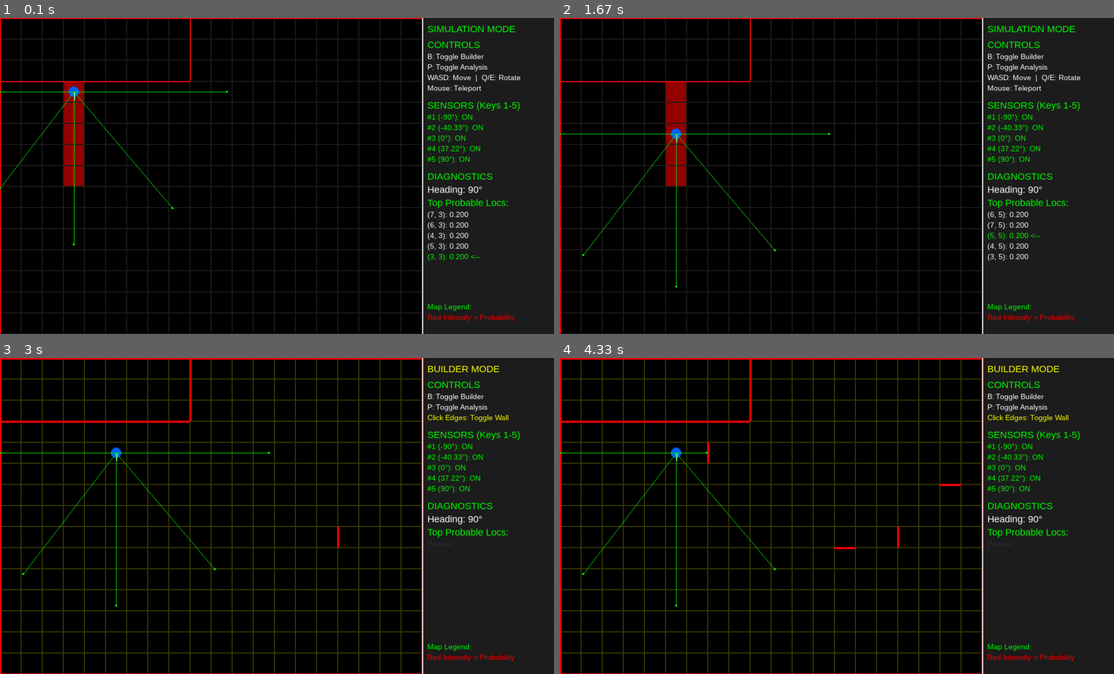
Above: before the commit, frames 1-4 (two rows, left to right).
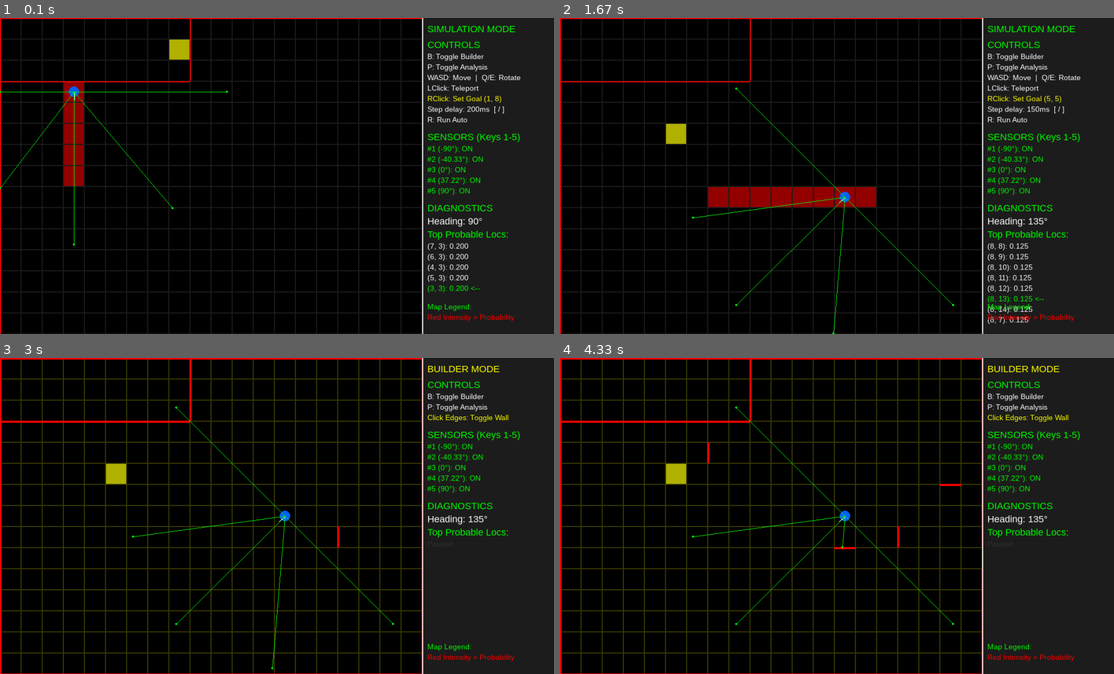
Above: after the commit, the same moments.

Repository: AlonShorr/Project_A
Game: pygame game, started from development/SA_Simulator/lidar_pygame_sim.py
Same seed, same stepped clock (60 frames per second), same inputs: the game is played once before the commit and once after it.
Inputs (mouse positions are in pixels of both pictures, inside the frame that each line leads up to):
- Up to frame 1 (0.1 s): no input
- Up to frame 2 (1.67 s): hold D 0.33-0.8 s; hold R 0.83-1.13 s; hold W 0.83-1.13 s; tap  at 0.98 s; click (842, 194) at 1.22 s; right-click (665, 128) at 1.55 s
- Up to frame 3 (3 s): hold W 1.83-2.13 s; tap  at 1.98, 2.32 s; hold B 2.17-2.63 s; hold D 2.17-2.63 s; click (343, 544) at 2.72 s
- Up to frame 4 (4.33 s): click (704, 452) at 3.05 s; click (842, 550) at 3.38 s; click (981, 566) at 3.72 s; click (947, 490) at 4.05 s

The runs differ from the first frame. In frame 1, 2.8% of the frame differs, in the area x 30-94%, y 6-87%; in frame 2, 6.6%, in the area x 0-94%, y 20-100%; in frame 3, 1.2%; in frame 4, 1.1%.

Commit message:
Implemented RRT and closed loop algorithm for the simulator

Diff:
--- a/development/SA_Simulator/lidar_pygame_sim.py
+++ b/development/SA_Simulator/lidar_pygame_sim.py
@@ -2,6 +2,7 @@
 import numpy as np
 import math
 import random
+from rrt_planner import plan_rrt
 
 # --- CONFIGURATION ---
 MAP_WIDTH = 800
@@ -35,6 +36,16 @@
 WALL_LEFT = 2
 WALL_RIGHT = 3
 
+# Overall constants
+LOCALIZATION_THRESHOLD = 0.25 # min peak-prob to trust localization
+LOCALIZATION_MOVES = 8 # max random exploratory moves while lost
+GOAL = (1, 8) # default (row, col) goal
+IS_LOST_THRESHOLD = 0.15 # if peak-prob drops below this then re-localize
+AUTO_STEP_DELAY = 200   # ms between each auto step; adjust with [ / ] keys
+
+# Maps (dr, dc) movement direction to angle_index (0=E,2=S,4=W,6=N)
+DIR_TO_ANGLE = {(-1, 0): 6, (1, 0): 2, (0, -1): 4, (0, 1): 0}
+
 # Colors
 BLACK = (0, 0, 0)
 WHITE = (255, 255, 255)
@@ -45,6 +56,7 @@
 CYAN = (0, 255, 255)
 DARK_RED = (100, 0, 0)
 YELLOW = (255, 255, 0)
+ORANGE = (255, 165, 0)
 SIDEBAR_BG = (30, 30, 30)
 
 class Robot:
@@ -433,27 +445,83 @@
         if c < MAP_COLS - 1:
             wall_map[r, c+1, WALL_LEFT] = val
 
+def get_best_estimate(prob_matrix):
+    """Return (r,c, peak_probability) of the most likely cell."""
+    idx = np.argmax(prob_matrix)
+    r, c = divmod(idx, MAP_COLS)
+    return r, c, prob_matrix[r, c]
+
+def rrt(start, goal, wall_map):
+    """
+    start: (r, c) or (r, c, theta_idx)
+    goal:  (r, c) target grid cell
+    Returns: list of (r, c) cells from start to goal (inclusive),
+             or empty list if no path found.
+    """
+    result = plan_rrt(wall_map=wall_map, start=start, goal=goal)
+    if result["success"]:
+        start_cell = (int(start[0]), int(start[1]))
+        return [start_cell] + result["path"]
+    print("RRT failed:", result["debug"]["reason"])
+    return []
+
+def do_localization_step(robot, wall_map, spin_count, move_count):
+    """
+    Advance one localization action per frame: spin through all 8 angles first,
+    then try random moves. The caller handles measure + update_probability.
+    Returns (spin_count, move_count, moved_dr, moved_dc).
+    """
+    RANDOM_DIRS = [(-1, 0), (1, 0), (0, -1), (0, 1)]
+    moved_dr, moved_dc = 0, 0
+
+    if spin_count < 8:
+        robot.rotate(1)
+        spin_count += 1
+    elif move_count < LOCALIZATION_MOVES:
+        dr, dc = random.choice(RANDOM_DIRS)
+        if robot.move_rel(dr, dc, wall_map):
+            moved_dr, moved_dc = dr, dc
+        move_count += 1
+    else:
+        # Exhausted spin + explore — reset and try again
+        spin_count = 0
+        move_count = 0
+
+    return spin_count, move_count, moved_dr, moved_dc
+
 def main():
+
     pygame.init()
     screen = pygame.display.set_mode(WINDOW_SIZE)
-    pygame.display.set_caption("Lidar Sim: WASD=Move, QE=Rotate, B=Builder Mode, P=Analysis Mode")
+    pygame.display.set_caption("Lidar Sim: WASD=Move, QE=Rotate, R=Auto, B=Builder, P=Analysis")
     clock = pygame.time.Clock()
     font = pygame.font.SysFont("Arial", 18)
     small_font = pygame.font.SysFont("Arial", 14)
 
-    # 1. Setup
+    # 1. Setup - create the map and precompute distnace map
     wall_map = generate_wall_map()
     expected_data = precompute_all_orientations(wall_map)
 
-    # Init Prob
+    # Init probabilities
     prob_matrix = np.ones((MAP_ROWS, MAP_COLS))
     prob_matrix /= (MAP_ROWS * MAP_COLS)
 
-    robot = Robot(3, 3)
+    robot = Robot(3, 3) # Initialize the robot
 
     analysis_mode = False
     selected_cells = set()
     building_mode = False
+
+    # Auto mode constants and state
+    AUTO_IDLE, AUTO_LOCALIZING, AUTO_PLANNING, AUTO_MOVING, AUTO_DONE = 0, 1, 2, 3, 4
+    AUTO_STATE_LABELS = {0: "IDLE", 1: "LOCALIZING", 2: "PLANNING", 3: "MOVING", 4: "DONE"}
+    auto_state = AUTO_IDLE
+    planned_path = []
+    loc_spin_count = 0
+    loc_move_count = 0
+    auto_step_delay = AUTO_STEP_DELAY
+    last_auto_step_ms = 0
+    goal = GOAL
 
     def to_cpp_row(py_r): return MAP_ROWS - 1 - py_r
 
@@ -485,13 +553,19 @@
                     elif building_mode:
                         toggle_wall_click(wall_map, mx, my)
 
-                    # PRIORITY 3: Teleport (Simulation Mode)
+                    # PRIORITY 3: Simulation Mode
                     else:
                         c, r = mx // GRID_SIZE, my // GRID_SIZE
                         if 0 <= c < MAP_COLS and 0 <= r < MAP_ROWS:
-                            robot.move_to(r, c)
-                            # Reset probability on teleport
-                            prob_matrix.fill(1.0 / (MAP_ROWS*MAP_COLS))
+                            if event.button == 3:  # Right-click: set goal
+                                goal = (r, c)
+                                planned_path = []
+                                if auto_state == AUTO_MOVING:
+                                    auto_state = AUTO_PLANNING
+                                print(f"Goal set to {goal}")
+                            else:  # Left-click: teleport
+                                robot.move_to(r, c)
+                                prob_matrix.fill(1.0 / (MAP_ROWS*MAP_COLS))
 
             elif event.type == pygame.KEYDOWN:
                 # Toggle Builder Mode
@@ -525,8 +599,26 @@
                         print("1. Click cells on the map to mark them (Cyan).")
                         print("2. Press 'P' again to dump their distance data to console.")
 
-                # Robot Movement (Only if not building and not analyzing)
-                if not building_mode and not analysis_mode:
+                # Toggle Auto Mode (by pressing 'R')
+                if event.key == pygame.K_r and not building_mode and not analysis_mode:
+                    if auto_state in (AUTO_IDLE, AUTO_DONE):
+                        auto_state = AUTO_LOCALIZING
+                        loc_spin_count, loc_move_count = 0, 0
+                        planned_path = []
+                        print("--- AUTO MODE STARTED: Localizing... ---")
+                    else:
+                        auto_state = AUTO_IDLE
+                        planned_path = []
+                        print("--- AUTO MODE STOPPED ---")
+
+                # Adjust auto-step delay (available in any mode)
+                if event.key == pygame.K_LEFTBRACKET:
+                    auto_step_delay = max(50, auto_step_delay - 50)
+                elif event.key == pygame.K_RIGHTBRACKET:
+                    auto_step_delay = min(2000, auto_step_delay + 50)
+
+                # Robot Movement (Only if not building, not analyzing, and not in auto)
+                if not building_mode and not analysis_mode and auto_state == AUTO_IDLE:
                     if event.key == pygame.K_w:   dr, dc = -1, 0
                     elif event.key == pygame.K_s: dr, dc = 1, 0
                     elif event.key == pygame.K_a: dr, dc = 0, -1
@@ -549,11 +641,77 @@
 
         # Logic
         if not building_mode:
-            if moved:
-                prob_matrix = predict_motion(prob_matrix, dr, dc, wall_map)
+            eff_dr, eff_dc, eff_moved = 0, 0, False
+            now = pygame.time.get_ticks()
+            auto_step_ready = (now - last_auto_step_ms) >= auto_step_delay
+
+            if auto_state == AUTO_LOCALIZING and auto_step_ready:
+                loc_spin_count, loc_move_count, eff_dr, eff_dc = \
+                    do_localization_step(robot, wall_map, loc_spin_count, loc_move_count)
+                eff_moved = (eff_dr != 0 or eff_dc != 0)
+                last_auto_step_ms = now
+
+            elif auto_state == AUTO_PLANNING:
+                est_r, est_c, _ = get_best_estimate(prob_matrix)
+                path = rrt((est_r, est_c, robot.angle_index), goal, wall_map)
+                if path and len(path) > 1:
+                    planned_path = list(path[1:])
+                    auto_state = AUTO_MOVING
+                    print(f"Path found: {len(planned_path)} steps to goal {goal}")
+                elif auto_state != AUTO_IDLE:
+                    print("RRT returned no path. Stopping auto mode.")
+                    auto_state = AUTO_IDLE
+
+            elif auto_state == AUTO_MOVING and auto_step_ready:
+                if not planned_path:
+                    if (robot.r, robot.c) == goal:
+                        auto_state = AUTO_DONE
+                        print("--- GOAL REACHED! ---")
+                    else:
+                        auto_state = AUTO_PLANNING
+                else:
+                    target_r, target_c = planned_path[0]
+                    step_dr = target_r - robot.r
+                    step_dc = target_c - robot.c
+                    required_angle = DIR_TO_ANGLE.get((step_dr, step_dc))
+                    if required_angle is not None and robot.angle_index != required_angle:
+                        # Rotate one step toward the target heading (shortest arc)
+                        delta = (required_angle - robot.angle_index) % 8
+                        robot.rotate(1 if delta <= 4 else -1)
+                        last_auto_step_ms = now
+                    else:
+                        # Facing the right way — move forward
+                        if robot.move_rel(step_dr, step_dc, wall_map):
+                            eff_dr, eff_dc = step_dr, step_dc
+                            eff_moved = True
+                            last_auto_step_ms = now
+                        if robot.r == target_r and robot.c == target_c:
+                            planned_path.pop(0)
+
+            else:  # AUTO_IDLE or AUTO_DONE — manual control
+                eff_dr, eff_dc = dr, dc
+                eff_moved = moved
+
+            if eff_moved:
+                prob_matrix = predict_motion(prob_matrix, eff_dr, eff_dc, wall_map)
 
             dists, hit_points = robot.measure(wall_map)
             prob_matrix = update_probability(prob_matrix, dists, expected_data, robot.angle_index)
+
+            # Post-update auto state transitions
+            if auto_state == AUTO_LOCALIZING:
+                _, _, peak = get_best_estimate(prob_matrix)
+                if peak >= LOCALIZATION_THRESHOLD:
+                    print(f"Localized! peak={peak:.3f}. Planning path to {goal}...")
+                    auto_state = AUTO_PLANNING
+                    loc_spin_count, loc_move_count = 0, 0
+            elif auto_state == AUTO_MOVING:
+                _, _, peak = get_best_estimate(prob_matrix)
+                if peak < IS_LOST_THRESHOLD:
+                    print(f"Lost (peak={peak:.3f}). Re-localizing...")
+                    auto_state = AUTO_LOCALIZING
+                    loc_spin_count, loc_move_count = 0, 0
+                    planned_path = []
         else:
             dists, hit_points = robot.measure(wall_map)
 
@@ -575,6 +733,13 @@
                         s.fill((b, 0, 0))
                         screen.blit(s, rect[:2])
 
+                # Highlight goal cell
+                if (r, c) == goal:
+                    goal_s = pygame.Surface((GRID_SIZE, GRID_SIZE))
+                    goal_s.set_alpha(180)
+                    goal_s.fill(YELLOW)
+                    screen.blit(goal_s, rect[:2])
+
                 # Draw Grid
                 grid_col = (60, 60, 0) if building_mode else (30, 30, 30)
                 pygame.draw.rect(screen, grid_col, rect, 1)
@@ -612,6 +777,16 @@
             pygame.draw.line(screen, GREEN, (robot.true_x, robot.true_y), p, 1)
             pygame.draw.circle(screen, GREEN, (int(p[0]), int(p[1])), 2)
 
+        # Draw planned path
+        if planned_path:
+            prev_px, prev_py = int(robot.true_x), int(robot.true_y)
+            for wp_r, wp_c in planned_path:
+                wp_x = int(wp_c * GRID_SIZE + GRID_SIZE // 2)
+                wp_y = int(wp_r * GRID_SIZE + GRID_SIZE // 2)
+                pygame.draw.line(screen, ORANGE, (prev_px, prev_py), (wp_x, wp_y), 2)
+                pygame.draw.circle(screen, ORANGE, (wp_x, wp_y), 3)
+                prev_px, prev_py = wp_x, wp_y
+
         # --- Draw Sidebar (Diagnostics) ---
         sidebar_rect = pygame.Rect(MAP_WIDTH, 0, SIDEBAR_WIDTH, MAP_HEIGHT)
         pygame.draw.rect(screen, SIDEBAR_BG, sidebar_rect)
@@ -628,6 +803,12 @@
         elif building_mode:
             mode_txt = "BUILDER MODE"
             mode_col = YELLOW
+        elif auto_state == AUTO_DONE:
+            mode_txt = "GOAL REACHED!"
+            mode_col = GREEN
+        elif auto_state != AUTO_IDLE:
+            mode_txt = f"AUTO: {AUTO_STATE_LABELS[auto_state]}"
+            mode_col = ORANGE
         else:
             mode_txt = "SIMULATION MODE"
             mode_col = GREEN
@@ -639,13 +820,24 @@
         screen.blit(small_font.render("P: Toggle Analysis", True, WHITE), (x_start, y_off)); y_off += 20
 
         if building_mode:
-             screen.blit(small_font.render("Click Edges: Toggle Wall", True, YELLOW), (x_start, y_off)); y_off += 30
+            screen.blit(small_font.render("Click Edges: Toggle Wall", True, YELLOW), (x_start, y_off)); y_off += 30
         elif analysis_mode:
-             screen.blit(small_font.render("Click Cells: Select/Deselect", True, CYAN), (x_start, y_off)); y_off += 20
-             screen.blit(small_font.render("Press P again to Dump Data", True, CYAN), (x_start, y_off)); y_off += 30
+            screen.blit(small_font.render("Click Cells: Select/Deselect", True, CYAN), (x_start, y_off)); y_off += 20
+            screen.blit(small_font.render("Press P again to Dump Data", True, CYAN), (x_start, y_off)); y_off += 30
+        elif auto_state == AUTO_DONE:
+            screen.blit(small_font.render(f"Goal {goal} reached!", True, GREEN), (x_start, y_off)); y_off += 20
+            screen.blit(small_font.render("R: Run Auto Again", True, WHITE), (x_start, y_off)); y_off += 30
+        elif auto_state != AUTO_IDLE:
+            screen.blit(small_font.render(f"Goal: row={goal[0]} col={goal[1]}", True, YELLOW), (x_start, y_off)); y_off += 20
+            screen.blit(small_font.render(f"Path: {len(planned_path)} steps left", True, WHITE), (x_start, y_off)); y_off += 20
+            screen.blit(small_font.render(f"Step delay: {auto_step_delay}ms  [ / ]", True, WHITE), (x_start, y_off)); y_off += 20
+            screen.blit(small_font.render("R: Stop Auto", True, ORANGE), (x_start, y_off)); y_off += 30
         else:
             screen.blit(small_font.render("WASD: Move  |  Q/E: Rotate", True, WHITE), (x_start, y_off)); y_off += 20
-            screen.blit(small_font.render("Mouse: Teleport", True, WHITE), (x_start, y_off)); y_off += 30
+            screen.blit(small_font.render("LClick: Teleport", True, WHITE), (x_start, y_off)); y_off += 20
+            screen.blit(small_font.render(f"RClick: Set Goal {goal}", True, YELLOW), (x_start, y_off)); y_off += 20
+            screen.blit(small_font.render(f"Step delay: {auto_step_delay}ms  [ / ]", True, WHITE), (x_start, y_off)); y_off += 20
+            screen.blit(small_font.render("R: Run Auto", True, WHITE), (x_start, y_off)); y_off += 30
 
         # Sensor Status
         screen.blit(font.render("SENSORS (Keys 1-5)", True, GREEN), (x_start, y_off)); y_off += 25
